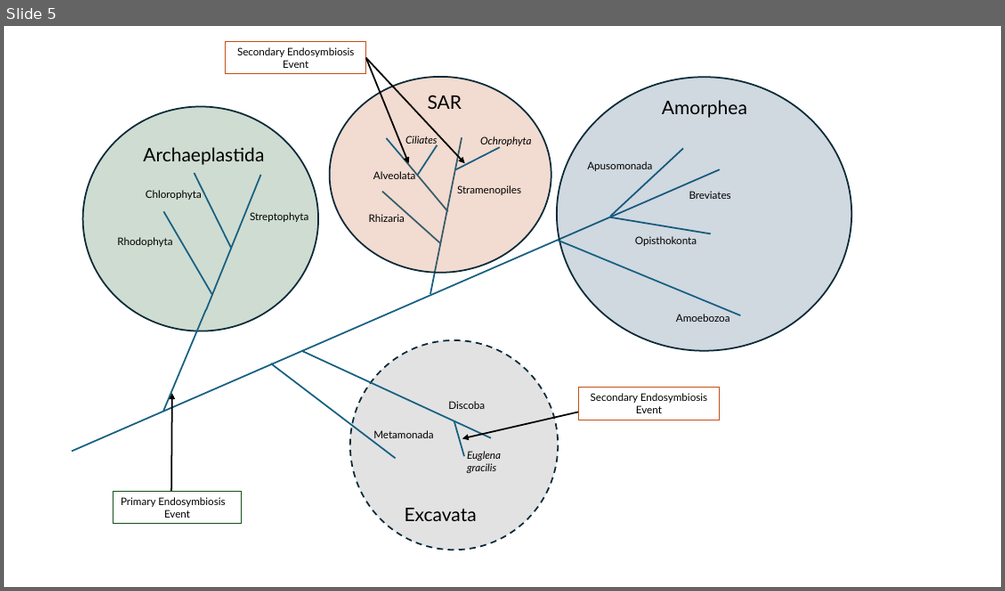
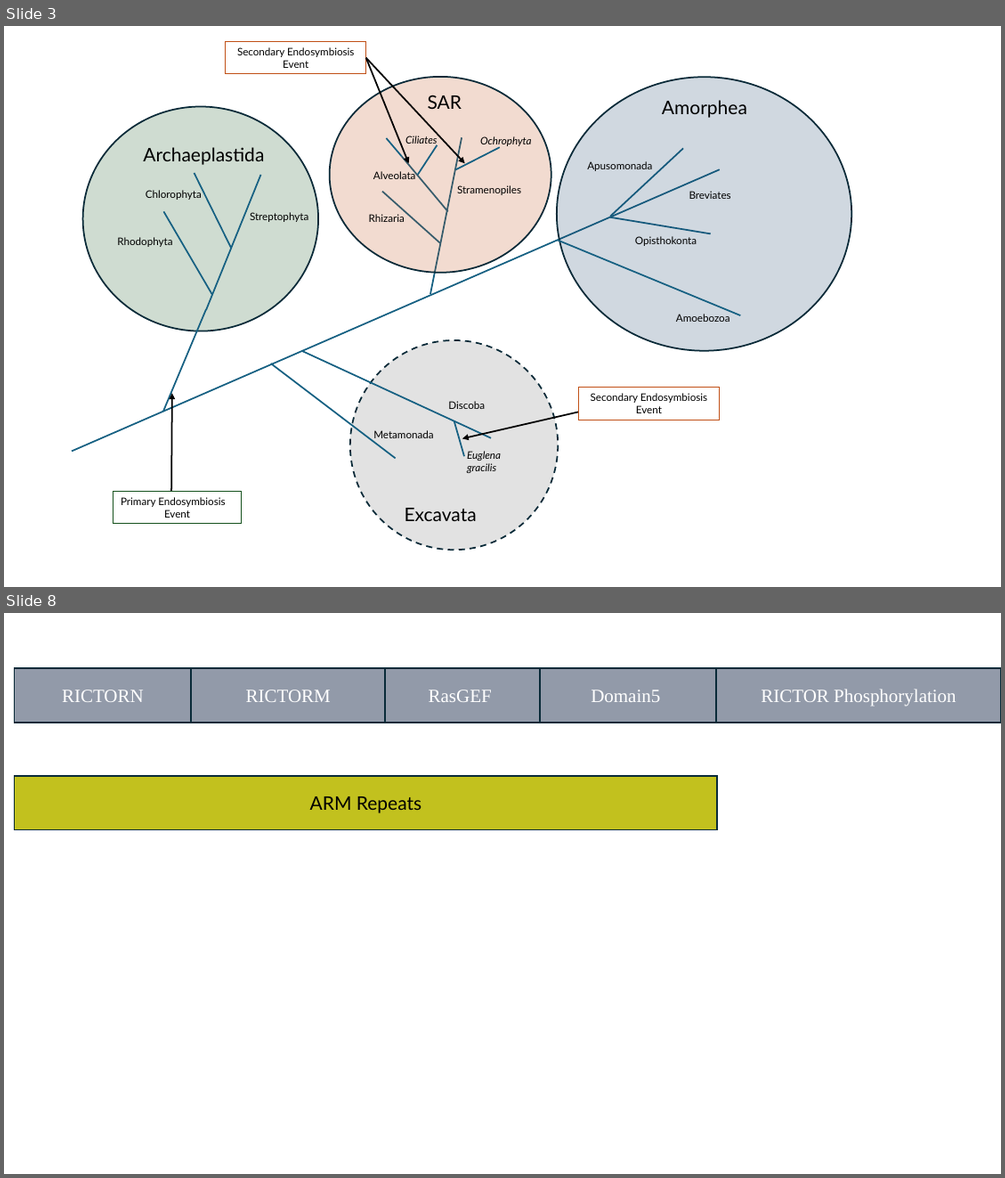
Before and after one commit to Dellaraam/TOR_phylogenetics, a slide deck: Images/Figures_PPT/Prototype_Rictor_Diagram_Stramenopiles.pptx. Shown one above the other, each under a label of ours: slide 5 before the commit, slides 3 and 8 after it; the slides between them are not shown. The pictures are 1005x591 and 1005x1178 pixels, drawn with LibreOffice and Linux fonts; fonts in the diff are those of the drawing. Boxes give left, top, right and bottom in pixels: in the first picture for what was removed or moved away, otherwise in the second. Text is boxed around its words. In the diff, an @@ line names an element or a change of style, - is before the commit and + after.

```diff
--- a/Images/Figures_PPT/Prototype_Rictor_Diagram_Stramenopiles.pptx
+++ b/Images/Figures_PPT/Prototype_Rictor_Diagram_Stramenopiles.pptx
@@ slide 8 added at (x1=4, y1=613, x2=1001, y2=1174), background #FFFFFF @@
@@ rectangle added at (x1=15, y1=668, x2=192, y2=722), fill #929AA9, outline #092A39 1.5 pt, 18 pt, text #FFFFFF @@
+RICTORN
@@ rectangle added at (x1=191, y1=668, x2=385, y2=722), fill #929AA9, outline #092A39 1.5 pt, 18 pt, text #FFFFFF @@
+RICTORM
@@ rectangle added at (x1=386, y1=668, x2=540, y2=722), fill #929AA9, outline #092A39 1.5 pt, 18 pt, text #FFFFFF @@
+RasGEF
@@ rectangle added at (x1=540, y1=668, x2=717, y2=722), fill #929AA9, outline #092A39 1.5 pt, 18 pt, text #FFFFFF @@
+Domain5
@@ rectangle added at (x1=717, y1=668, x2=1001, y2=722), fill #929AA9, outline #092A39 1.5 pt, 18 pt, text #FFFFFF @@
+RICTOR Phosphorylation
@@ rectangle added at (x1=15, y1=775, x2=718, y2=829), fill #C2C11E, outline #092A39 1.5 pt, 18 pt, text #000000 @@
+ARM Repeats
@@ what was slide 5 is now slide 3 @@
```
Also in this commit, not shown: 2 slides changed, 3 other slides added, 1 slide removed.
